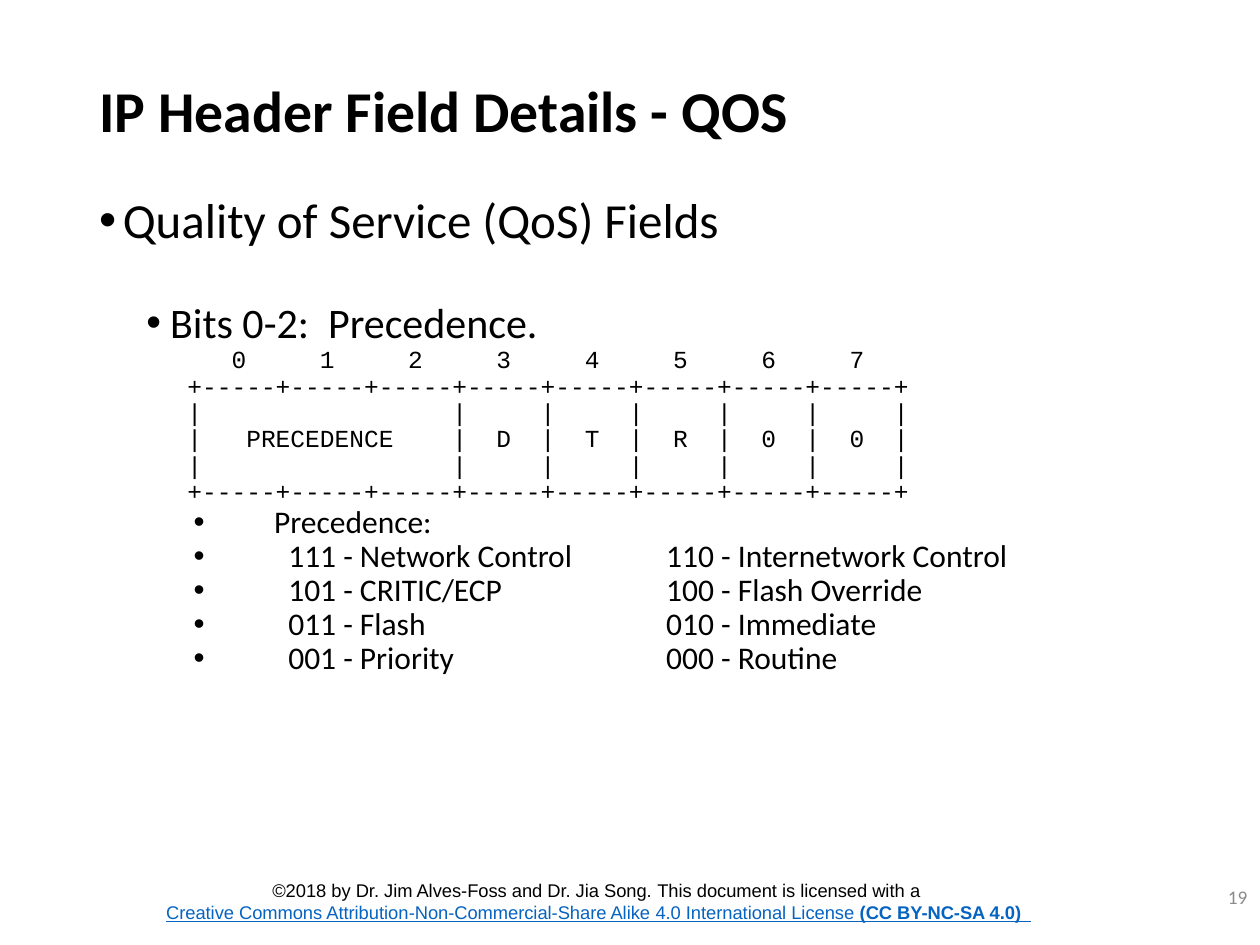
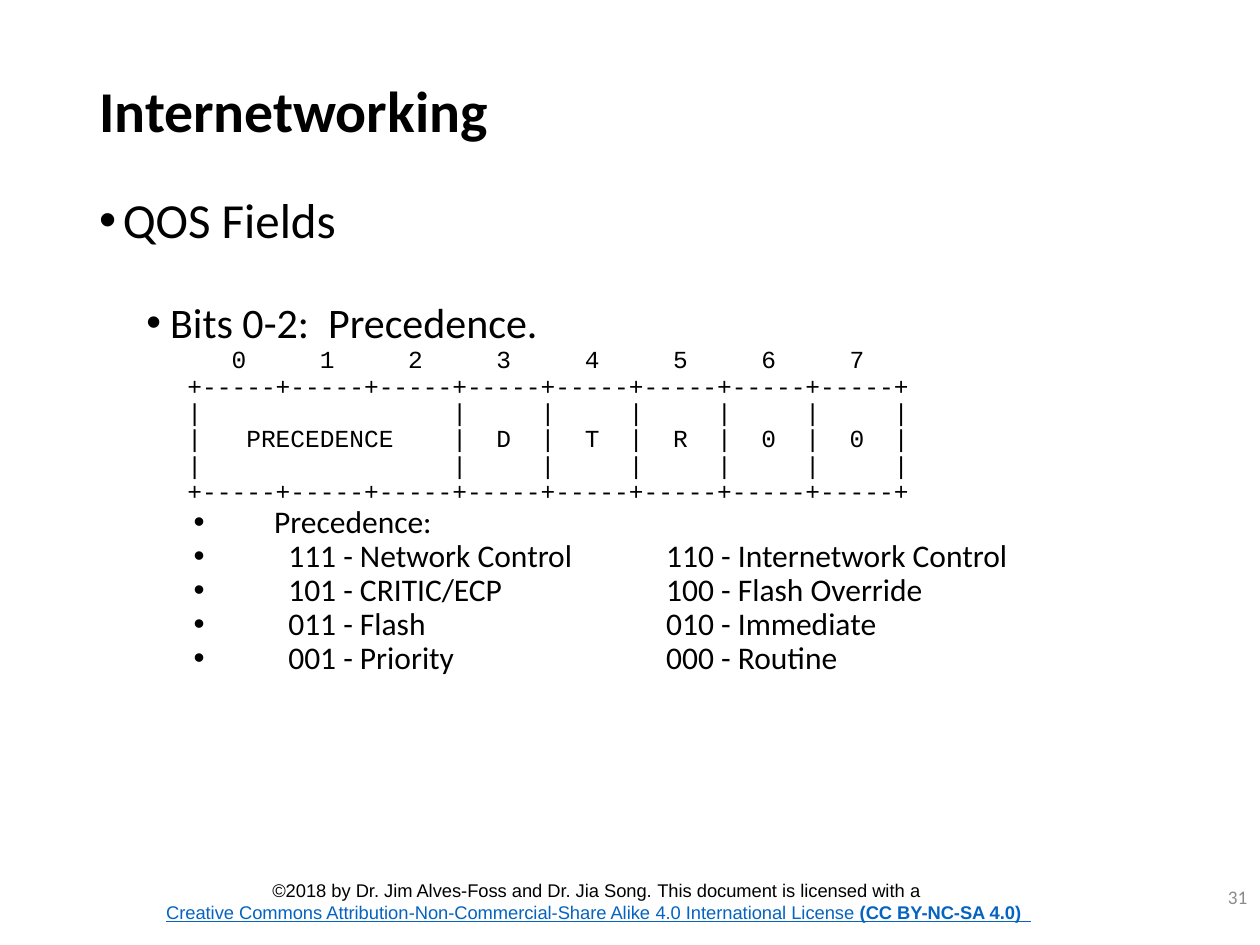
Before and after one commit to CenterForSecureAndDependableSystems/Teaching-Materials, a slide deck: slide 31 of Network-Security/Module_1 Internetworking/Lesson_2_Internetworking.pptx (slide 19 before the commit). Drawn at 1260x945 pixels with LibreOffice and Linux fonts; fonts in the diff are those of the drawing; background and template pictures are left out. Boxes give left, top, right and bottom in pixels: in the first picture for what was removed or moved away, otherwise in the second. Text is boxed around its words. In the diff, an @@ line names an element or a change of style, - is before the commit and + after.

```diff
--- a/Network-Security/Module_1 Internetworking/Lesson_2_Internetworking.pptx
+++ b/Network-Security/Module_1 Internetworking/Lesson_2_Internetworking.pptx
@@ title at bbox=[99, 91, 487, 142]: text changed @@
-IP Header Field Details - QOS
+Internetworking
@@ text at bbox=[123, 204, 336, 245]: text changed @@
-• Quality of Service (QoS) Fields
+• QOS Fields
@@ page number at bbox=[1228, 891, 1247, 904]: text changed @@
-19
+31
```
Also in this commit, not shown: 60 other slides changed, 12 slides added, 24 other files.
